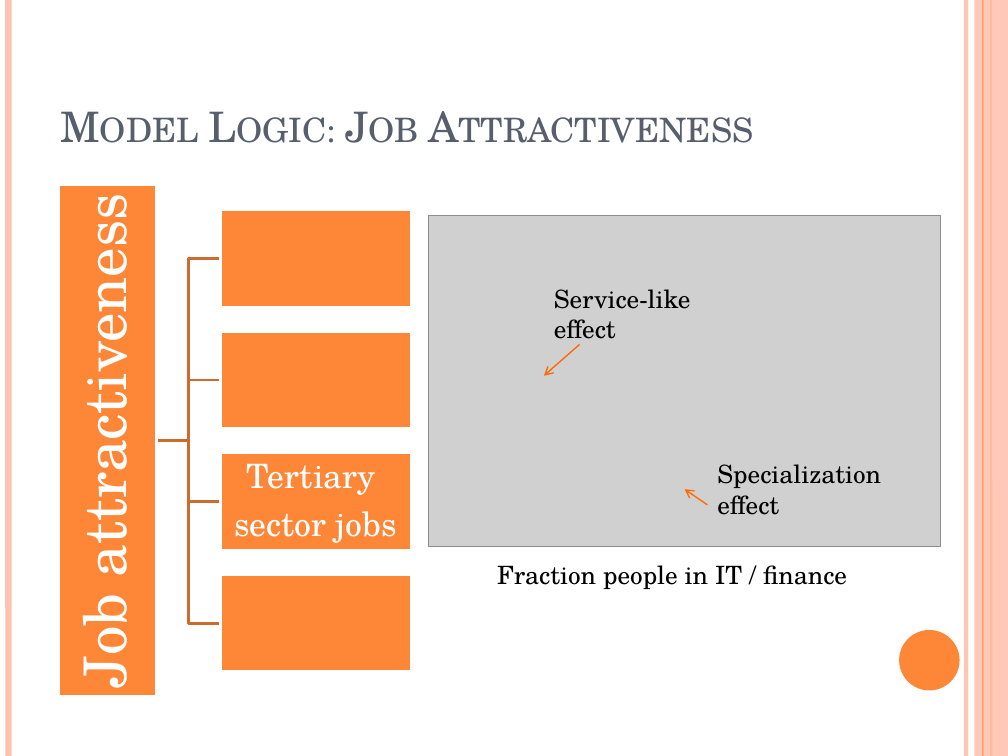
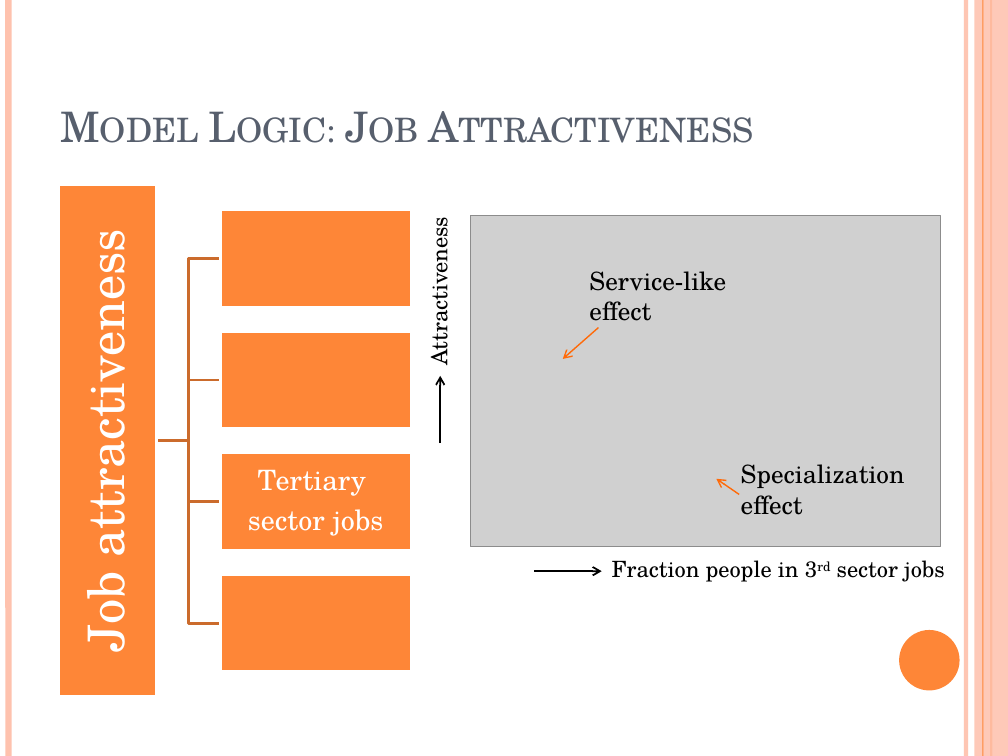
Before and after one commit to MBrouns/Zipfs-Law-and-city-development, a slide deck: slide 11 of docs/Presentation version 2.pptx. Drawn at 1008x756 pixels with LibreOffice and Linux fonts; fonts in the diff are those of the drawing; grey boxes stand for pictures. Boxes give left, top, right and bottom in pixels: in the first picture for what was removed or moved away, otherwise in the second. Text is boxed around its words. In the diff, an @@ line names an element or a change of style, - is before the commit and + after.

```diff
--- a/docs/Presentation version 2.pptx
+++ b/docs/Presentation version 2.pptx
@@ text "Job attractiveness" at (x1=67, y1=261, x2=141, y2=651): size 42 to 36 pt; less space between paragraphs @@
@@ text added at (x1=422, y1=231, x2=455, y2=362), 16 pt, text #000000 @@
+Attractiveness
@@ picture resized from (x1=428, y1=216, x2=940, y2=546) to (x1=471, y1=216, x2=941, y2=546) @@
@@ text "Service-like" moved from (x1=554, y1=289, x2=691, y2=346) to (x1=589, y1=271, x2=726, y2=328) @@
@@ arrow moved from (580, 345) - (544, 376) to (599, 328) - (562, 359) @@
@@ arrow added from (440, 444) to (440, 376), #000000 1.25 pt @@
@@ text "Tertiary" at (x1=258, y1=469, x2=366, y2=496): size 24 to 20 pt; less space between paragraphs @@
@@ arrow moved from (708, 505) - (684, 489) to (739, 495) - (717, 479) @@
@@ text "Specialization effect" moved from (x1=717, y1=464, x2=881, y2=515) to (x1=741, y1=464, x2=905, y2=515) @@
@@ text at (x1=612, y1=560, x2=945, y2=582): text changed; size 18 to 16 pt @@
-Fraction people in IT / finance
+Fraction people in 3rd sector jobs
@@ arrow added from (534, 572) to (602, 572), #000000 1.25 pt @@
```
Also in this commit, not shown: 13 other slides changed, 2 slides added, 1 slide removed, 1 other file.
